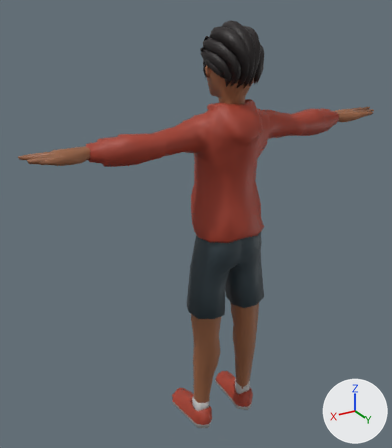
One commit to the glTF model js/models/avatars/club-crowd-m4.glb: the scene before it, then after it.
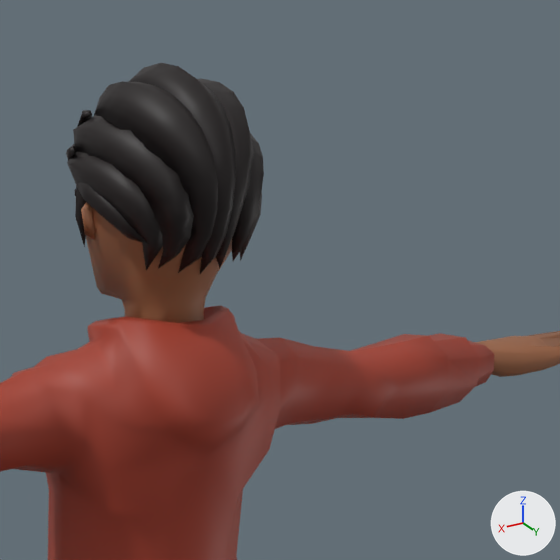
Old and new are each drawn whole from a 50 mm camera at (1.232, 1.735, 1.969) aimed at (0.08, -0.185, 1.009) and again close up on the part from 46% to 92% of the width and 0% to 41% of the height. Arrows for +X, +Y and +Z are at lower right; the lights stay in place. The older version's two pictures come first. Vertices at exactly the same position are counted once.

Names of what the first close-up shows: 'Casual_Body'.
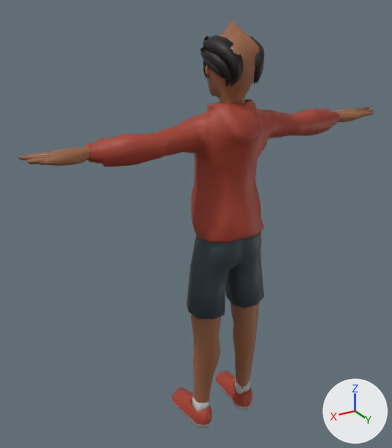
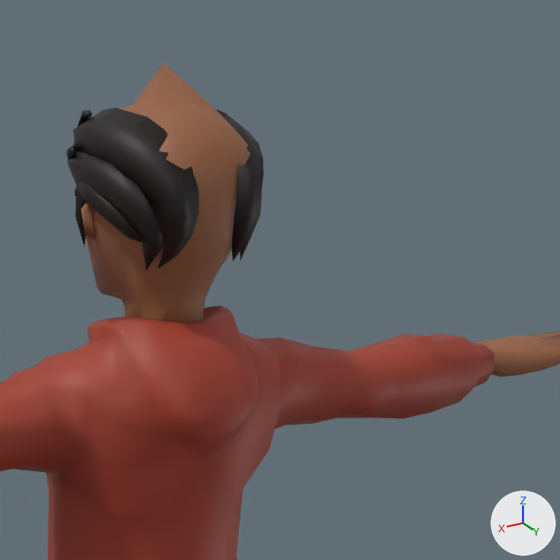
What changed in the scene script:
```text
Change me_casual_body:
    used by ob_casual_body; location = (0.0, 0.0, 0.0)
    remove me_casual_body.from_pydata(...)  # 1647 vertices, 3102 faces; spans x -0.83..0.83, y -0.29..0.09, z 0.0..1.87
    add me_casual_body.from_pydata(...)  # 1462 vertices, 2762 faces; spans x -0.83..0.83, y -0.29..0.09, z 0.0..1.87
    me_casual_body part 1: the loose piece of 48 vertices spanning x -0.01..0.09, y -0.15..0.08, z 1.63..1.85 is deleted
    me_casual_body part 2: the loose piece of 48 vertices spanning x -0.08..0.01, y -0.15..0.08, z 1.63..1.85 is deleted
    me_casual_body part 3
    53 vertices are removed from x -0.04..0.05, y -0.16..0.09, z 1.63..1.86
    106 faces are deleted
    6 new faces join them
    other edits to the shape of me_casual_body do not show in these pictures
```

Pixel boxes [x1, y1, x2, y2] of what changed, in the close-ups (560 x 560 px):
part 1 of me_casual_body, deleted: before [94, 81, 218, 273]
part 2 of me_casual_body, deleted: before [197, 78, 254, 268]
part 3 of me_casual_body, cut back: before [129, 63, 236, 274]; after [131, 63, 215, 112]
